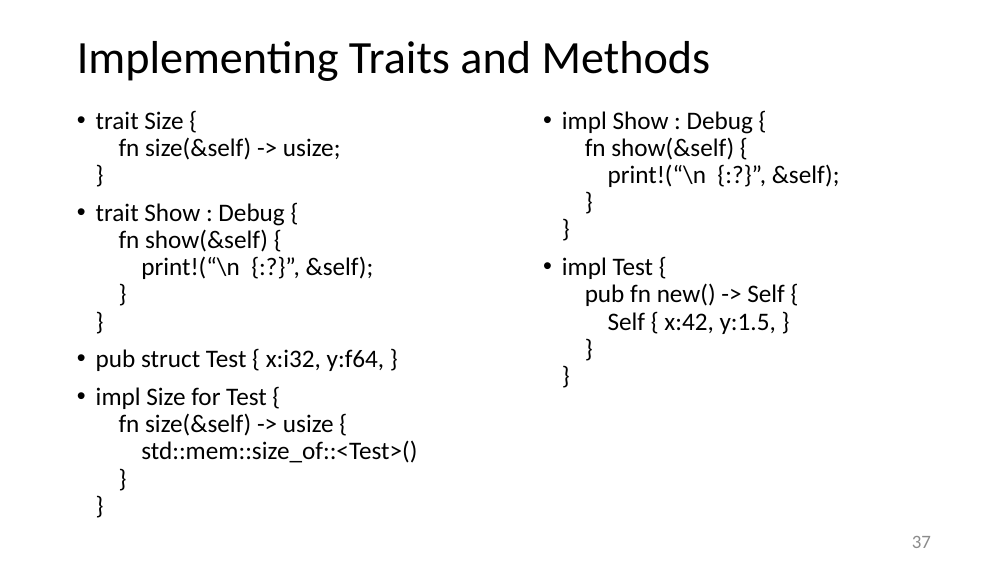
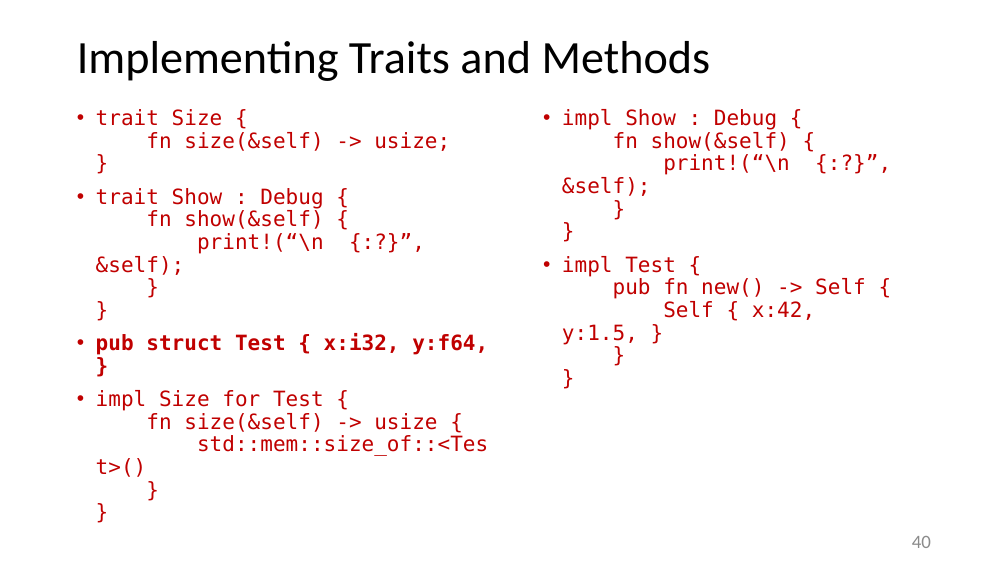
Before and after one commit to JimFawcett/JimFawcett.github.io, a slide deck: slide 40 of Resources/RustModels.pptx (slide 37 before the commit). Drawn at 1008x567 pixels with LibreOffice and Linux fonts; fonts in the diff are those of the drawing. Boxes give left, top, right and bottom in pixels: in the first picture for what was removed or moved away, otherwise in the second. Text is boxed around its words. In the diff, an @@ line names an element or a change of style, - is before the commit and + after.

```diff
--- a/Resources/RustModels.pptx
+++ b/Resources/RustModels.pptx
@@ text "trait Size { fn size(&self) ..." at (96, 109, 488, 456): size 24 to 20 pt, font Calibri to DejaVu Sans Mono, text colour #000000 to #C00000; bold on in "pub struct Test { x:i32, y:f64, }" @@
@@ text "impl Show : Debug { ..." at (562, 109, 866, 345): size 24 to 20 pt, font Calibri to DejaVu Sans Mono, text colour #000000 to #C00000 @@
@@ page number at (912, 536, 931, 548): text changed @@
-37
+40
```
Also in this commit, not shown: 19 other slides changed, 7 slides added.
